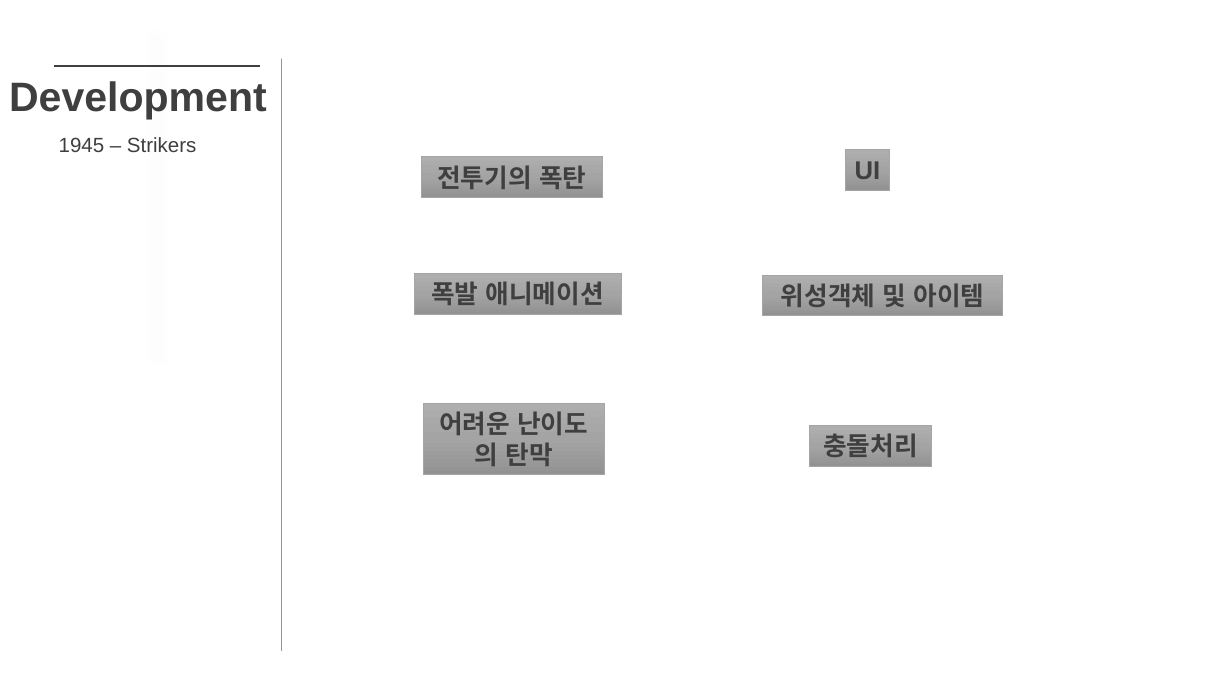
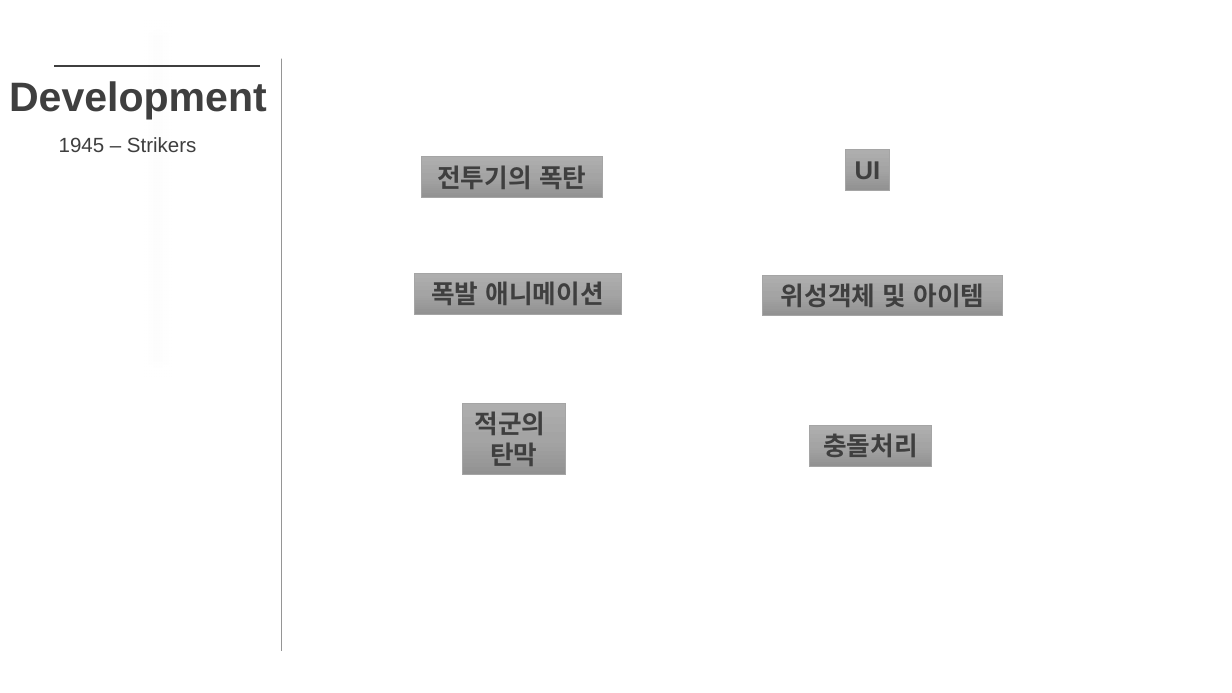
Before and after one commit to HyungBaeYang/Deveopmont, a slide deck: slide 3 of 2013180052 양형배 2DGamePrograming_2차 발표.pptx. Drawn at 1232x693 pixels with LibreOffice and Linux fonts; fonts in the diff are those of the drawing; background and template pictures are left out. Boxes give left, top, right and bottom in pixels: in the first picture for what was removed or moved away, otherwise in the second. Text is boxed around its words. In the diff, an @@ line names an element or a change of style, - is before the commit and + after.

```diff
--- a/2013180052 양형배 2DGamePrograming_2차 발표.pptx
+++ b/2013180052 양형배 2DGamePrograming_2차 발표.pptx
@@ rectangle "적군의": place and size @@
-rectangle "적군의" at (423,403,604,474)
+rectangle "적군의" at (462,403,566,474)
@@ text in rectangle at (475,411,546,466): text changed @@
-어려운 난이도
-의 탄막
+적군의
+탄막
```
Also in this commit, not shown: 1 other file.
